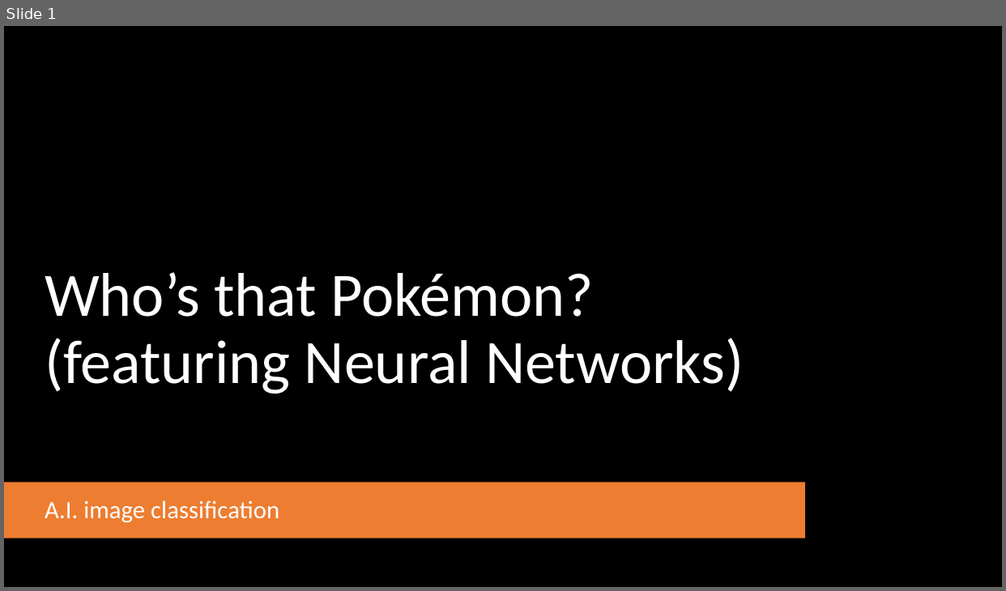
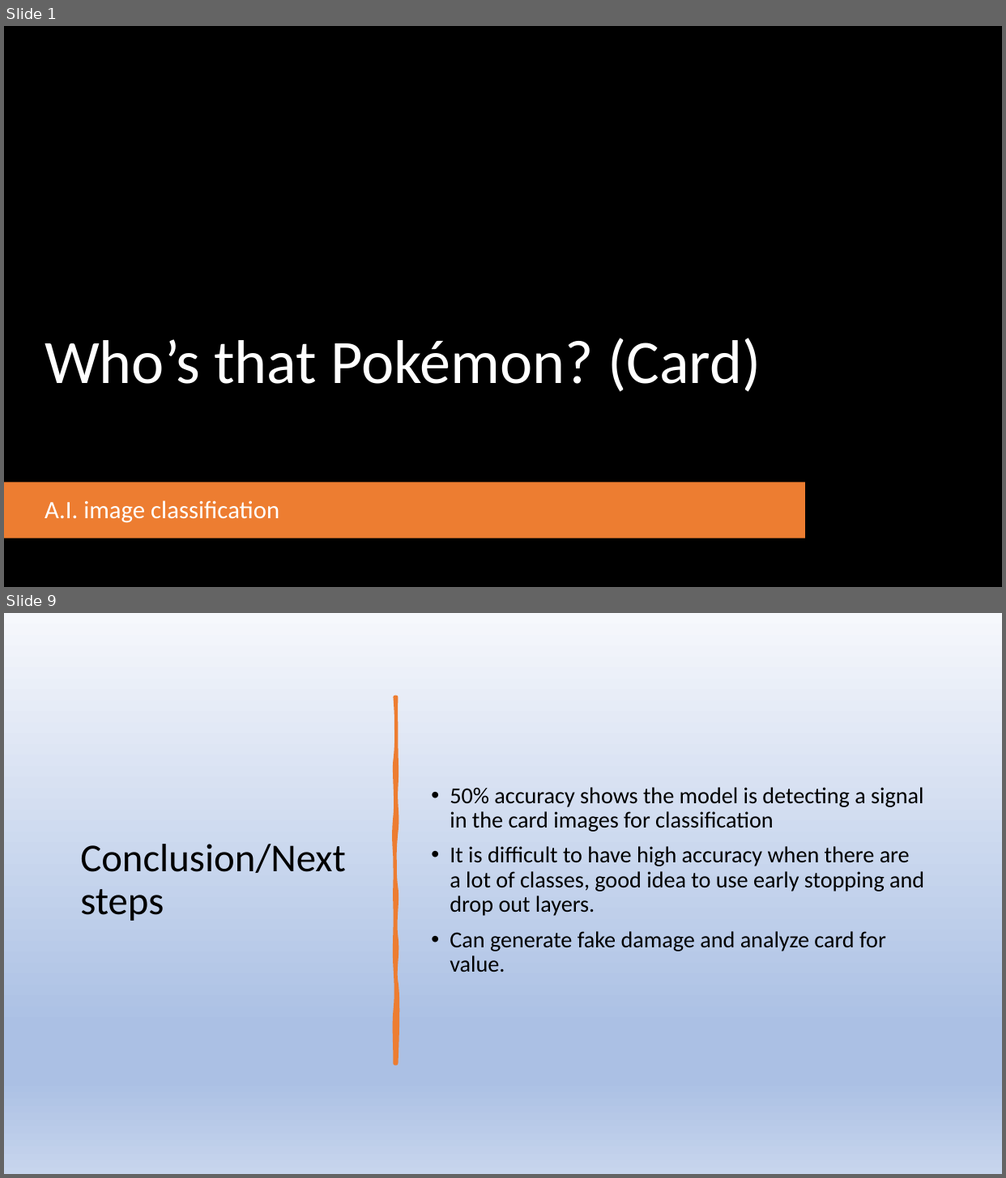
Before and after one commit to marcjreid/dsir-capstone-project, a slide deck: Capstone Presentation.pptx. Shown one above the other, each under a label of ours: slide 1 before the commit, slides 1 and 9 after it; the slides between them are not shown. The pictures are 1006x591 and 1006x1178 pixels, drawn with LibreOffice and Linux fonts; fonts in the diff are those of the drawing; background and template pictures are left out. Boxes give left, top, right and bottom in pixels: in the first picture for what was removed or moved away, otherwise in the second. Text is boxed around its words. In the diff, an @@ line names an element or a change of style, - is before the commit and + after.

```diff
--- a/Capstone Presentation.pptx
+++ b/Capstone Presentation.pptx
@@ slide 9 added at (x1=4, y1=613, x2=1002, y2=1174), background gradient #F6F8FC to #ABC0E4 to #C7D5ED @@
@@ freeform shape added at (x1=394, y1=697, x2=396, y2=1063), fill #ED7D31, outline #ED7D31 3.25 pt @@
@@ text added at (x1=450, y1=787, x2=924, y2=973), 22 pt, text #000000 @@
+• 50% accuracy shows the model is detecting a signal in the card images for classification
+• It is difficult to have high accuracy when there are a lot of classes, good idea to use early stopping and drop out layers.
+• Can generate fake damage and analyze card for value.
@@ title added at (x1=80, y1=844, x2=346, y2=921), 38 pt, text #000000 @@
+Conclusion/Next steps
@@ slide 1 changed as well @@
@@ title at (x1=44, y1=338, x2=761, y2=392): text changed @@
-Who’s that Pokémon? (featuring Neural Networks)
+Who’s that Pokémon? (Card)
```
Also in this commit, not shown: 1 other slide changed, 7 other slides added, 3 slides removed, 3 other files.
